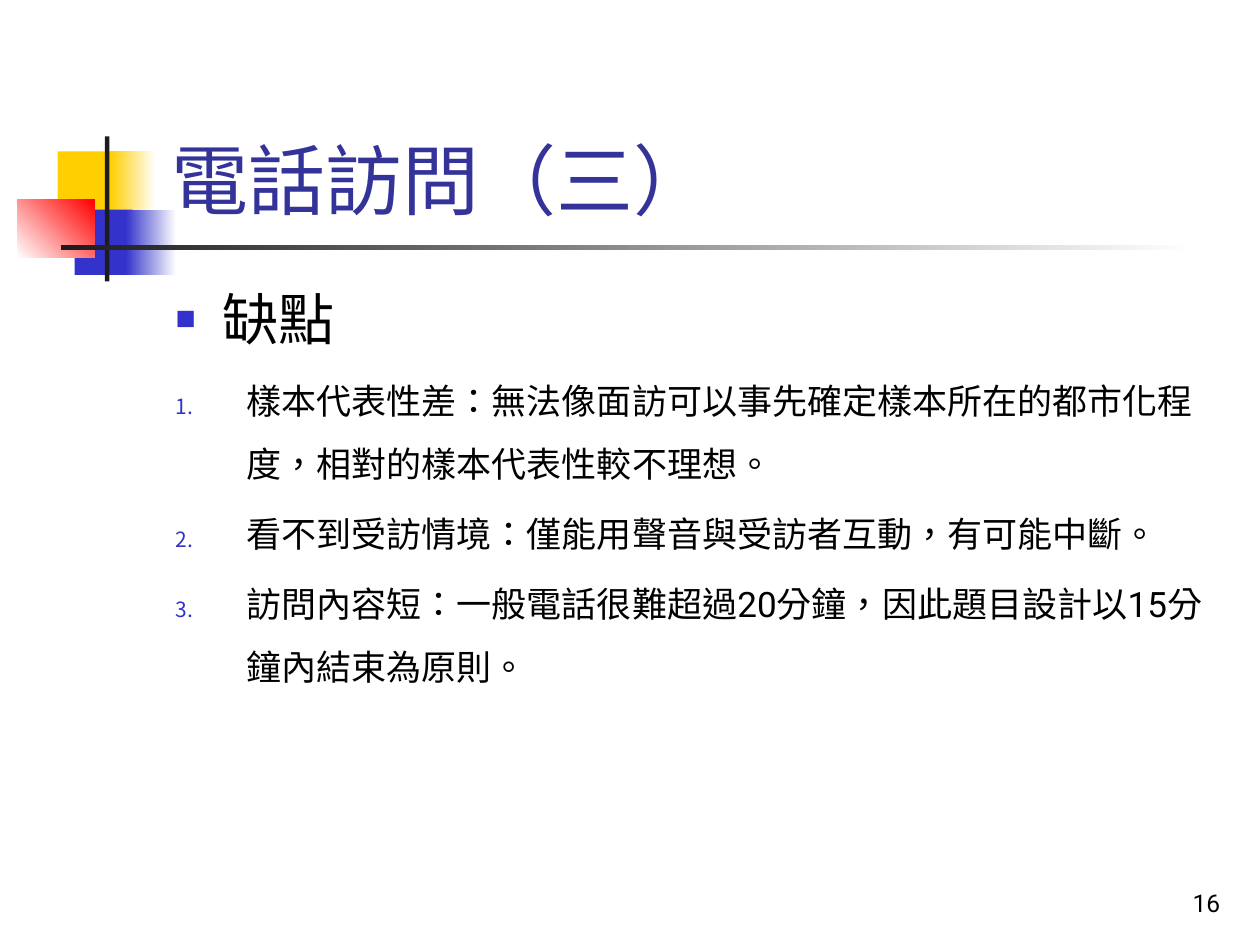
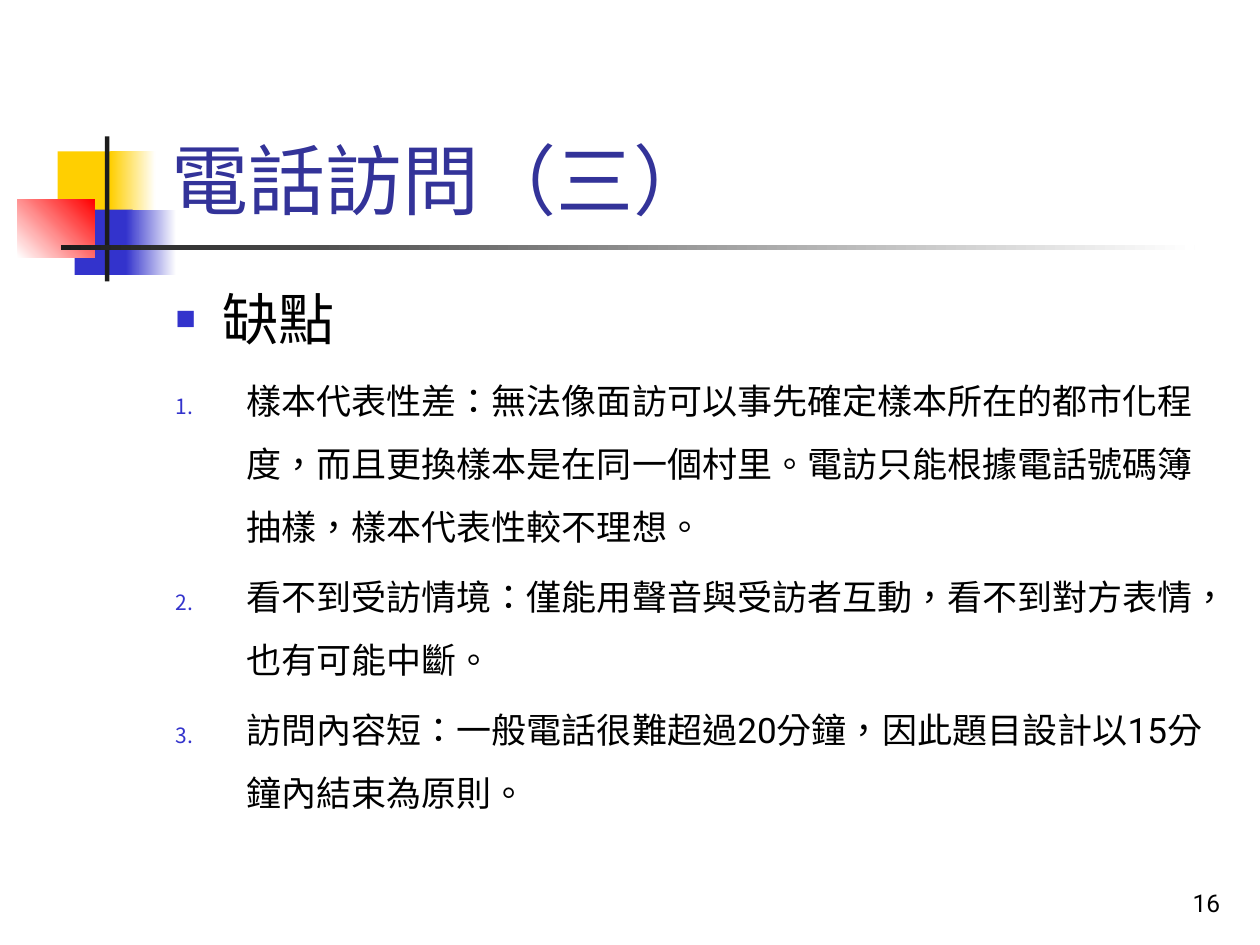
Before and after one commit to TsaiChiahung/PublicOpinion2026, a slide deck: slide 16 of 投影片/民意與調查Week3.pptx. Drawn at 1260x945 pixels with LibreOffice and Linux fonts; fonts in the diff are those of the drawing. Boxes give left, top, right and bottom in pixels: in the first picture for what was removed or moved away, otherwise in the second. Text is boxed around its words. In the diff, an @@ line names an element or a change of style, - is before the commit and + after.

```diff
--- a/投影片/民意與調查Week3.pptx
+++ b/投影片/民意與調查Week3.pptx
@@ text at (246, 384, 1228, 676): text changed @@
-1. 樣本代表性差：無法像面訪可以事先確定樣本所在的都市化程度，相對的樣本代表性較不理想。
-2. 看不到受訪情境：僅能用聲音與受訪者互動，有可能中斷。
+1. 樣本代表性差：無法像面訪可以事先確定樣本所在的都市化程度，而且更換樣本是在同一個村里。電訪只能根據電話號碼簿抽樣，樣本代表性較不理想。
+2. 看不到受訪情境：僅能用聲音與受訪者互動，看不到對方表情，也有可能中斷。
```
Also in this commit, not shown: 8 other slides changed, 3 slides added, 2 slides removed, 1 other file.
